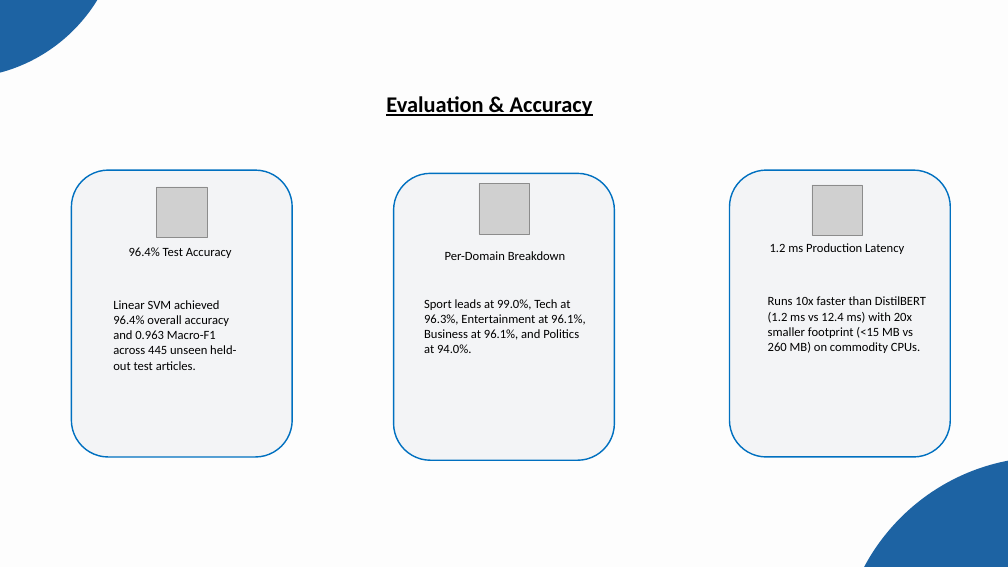
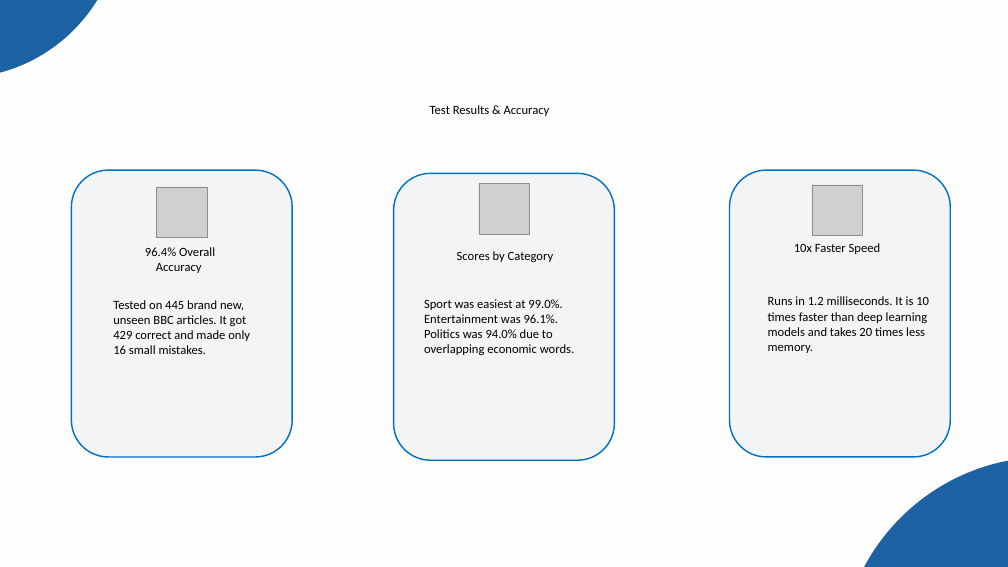
Before and after one commit to Abhijeet0848/NewsLens, a slide deck: slide 13 of docs/NewsScope_Presentation_CruxTemplate.pptx. Drawn at 1008x567 pixels with LibreOffice and Linux fonts; fonts in the diff are those of the drawing; grey boxes stand for pictures. Boxes give left, top, right and bottom in pixels: in the first picture for what was removed or moved away, otherwise in the second. Text is boxed around its words. In the diff, an @@ line names an element or a change of style, - is before the commit and + after.

```diff
--- a/docs/NewsScope_Presentation_CruxTemplate.pptx
+++ b/docs/NewsScope_Presentation_CruxTemplate.pptx
@@ text at (430,105,550,116): text changed; size 32 to 18 pt; bold off @@
-Evaluation & Accuracy
+Test Results & Accuracy
@@ text at (145,247,215,273): text changed @@
-96.4% Test Accuracy
+96.4% Overall Accuracy
@@ text at (457,251,554,262): text changed @@
-Per-Domain Breakdown
+Scores by Category
@@ text at (794,243,881,254): text changed @@
-1.2 ms Production Latency
+10x Faster Speed
@@ text at (424,299,574,355): text changed @@
-Sport leads at 99.0%, Tech at 96.3%, Entertainment at 96.1%, Business at 96.1%, and Politics at 94.0%.
+Sport was easiest at 99.0%. Entertainment was 96.1%. Politics was 94.0% due to overlapping economic words.
@@ text at (768,296,929,353): text changed @@
-Runs 10x faster than DistilBERT (1.2 ms vs 12.4 ms) with 20x smaller footprint (<15 MB vs 260 MB) on commodity CPUs.
+Runs in 1.2 milliseconds. It is 10 times faster than deep learning models and takes 20 times less memory.
@@ text at (113,300,250,354): text changed @@
-Linear SVM achieved 96.4% overall accuracy and 0.963 Macro-F1 across 445 unseen held-out test articles.
+Tested on 445 brand new, unseen BBC articles. It got 429 correct and made only 16 small mistakes.
```
Also in this commit, not shown: 12 other slides changed, 4 other files.
